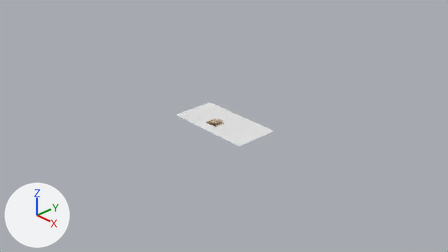
The Blender file _blend/ergo_demo.blend as it was, and as the next commit left it.
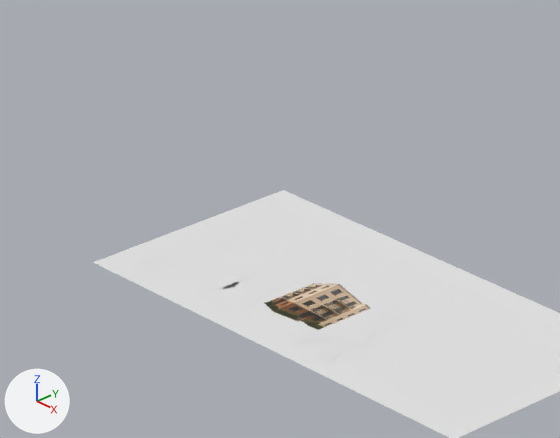
Each version is shown from the file's camera 'Camera', then close up on the part from 35% to 58% of the width and 27% to 58% of the height. Every picture has the same lights, and +X, +Y and +Z are marked at lower left.

Script lines for the objects in view, before the commit:
```python
me_curve_015 = bpy.data.meshes.new('Curve.015')
me_curve_015.from_pydata(...)  # 275 vertices, 273 faces; spans x -0.061..0.367, y -0.001..0.248, z 0.0
me_curve_015.materials.append(mat_hausmat)  # picture img_haus_png
me_curve_017 = bpy.data.meshes.new('Curve.017')
me_curve_017.from_pydata(...)  # 9453 vertices, 7535 faces; spans x -0.028..0.218, y -0.001..0.234, z 0.0
me_curve_017.materials.append(mat_rollermat)  # its picture is missing
me_curve_031 = bpy.data.meshes.new('Curve.031')
me_curve_031.from_pydata(...)  # 677 vertices, 562 faces; spans x -0.167..0.169, y 0.0..0.219, z 0.0
me_curve_031.materials.append(mat_shopmat)  # its picture is missing
ob_haus = bpy.data.objects.new('Haus', me_curve_015)
ob_haus.location = (-0.164, -0.237, 0.0)
ob_haus.scale = (1.18, 1.18, 1.18)
ob_roller = bpy.data.objects.new('Roller', me_curve_017)
ob_roller.location = (-0.561, -0.255, 0.0)
ob_roller.scale = (0.813, 0.813, 0.813)
ob_shop = bpy.data.objects.new('Shop', me_curve_031)
ob_shop.location = (0.37, -0.265, -0.001)
ob_shop.scale = (2.2, 2.2, 2.2)
# also in view: 'Litfassaule' at (-0.34, -0.05, 0.0); 'Protagonist' at (-0.69, -0.16, 0.0); 'ergo-firstpage_Background' at (0.0, 0.0, 0.0); 'Frau' at (0.11, -0.15, 0.0)
```
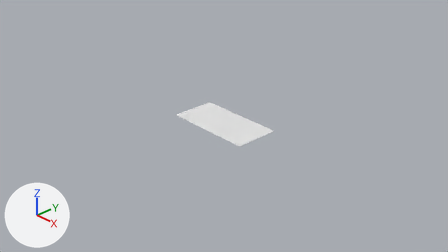
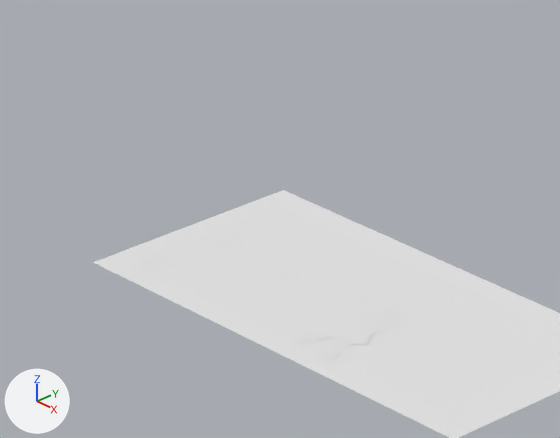
Changed parts and their boxes (x1, y1, x2, y2) in the close-ups (560 x 438 px):
'Shop', moved, turned, rescaled (not visible afterwards): before (309, 291, 560, 410)
'Haus', moved, turned, rescaled (not visible afterwards): before (264, 283, 370, 330)
'Litfassaule', unchanged, covered by the edit: before (199, 251, 344, 311)

The change, as a list of edits to the scene's bpy script:
```text
Change ob_haus:
    ob_haus.location: (-0.164, -0.237, 0.0) -> (-0.164, 1.428, 0.0)
    ob_haus.rotation_euler: (0.0, 0.0, 0.0) -> (1.571, 0.0, 0.0)  # degrees (0, 0, 0) -> degrees (90, 0, 0)
    ob_haus.scale: (1.18, 1.18, 1.18) -> (5.29, 0.0, 5.29)
Change ob_shop:
    ob_shop.location: (0.37, -0.265, -0.001) -> (0.019, 0.415, 0.01)
    ob_shop.rotation_euler: (0.0, 0.0, 0.0) -> (1.571, 0.0, 0.0)  # degrees (0, 0, 0) -> degrees (90, 0, 0)
    ob_shop.scale: (2.2, 2.2, 2.2) -> (4.32, 0.0, 4.32)
```
